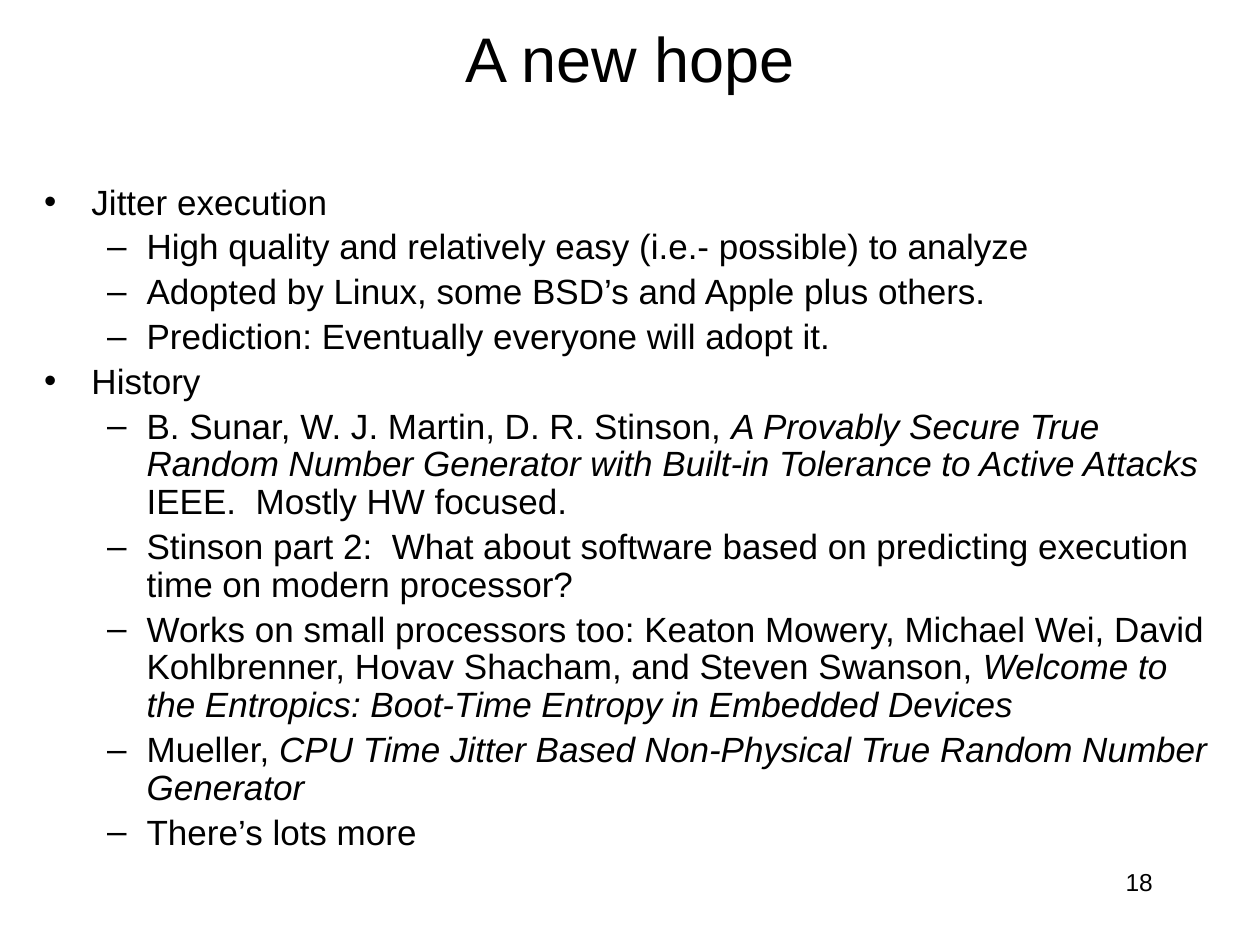
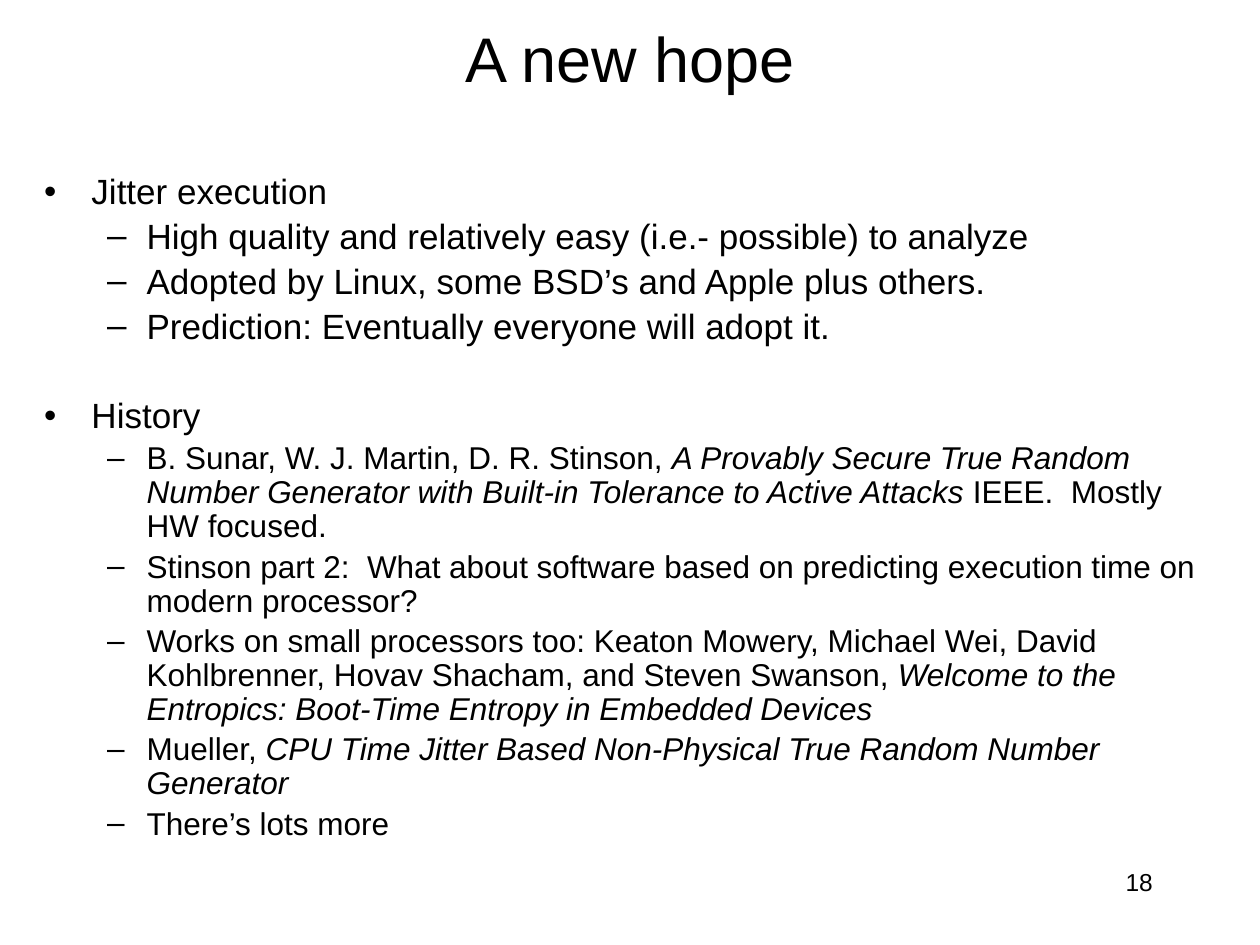
Before and after one commit to jlmucb/class_notes, a slide deck: slide 18 of BerkeleyClass/CS290Spring2013/Lectures/entropy_talk.pptx. Drawn at 1260x945 pixels with LibreOffice and Linux fonts; fonts in the diff are those of the drawing. Boxes give left, top, right and bottom in pixels: in the first picture for what was removed or moved away, otherwise in the second. Text is boxed around its words. In the diff, an @@ line names an element or a change of style, - is before the commit and + after.

```diff
--- a/BerkeleyClass/CS290Spring2013/Lectures/entropy_talk.pptx
+++ b/BerkeleyClass/CS290Spring2013/Lectures/entropy_talk.pptx
@@ text "Jitter execution" moved from (x1=91, y1=189, x2=1207, y2=846) to (x1=91, y1=178, x2=1195, y2=836) @@
@@ text at (x1=147, y1=446, x2=1195, y2=836): size 20 to 18 pt in "B. Sunar, W. J. Martin, D. R. ...", "Stinson part 2: What about software based ...", "Works on small processors too: Keaton Mowery, ...", "Mueller, CPU Time Jitter Based Non-Physical True ..." and 1 more places @@
```
Also in this commit, not shown: 11 other slides changed.
